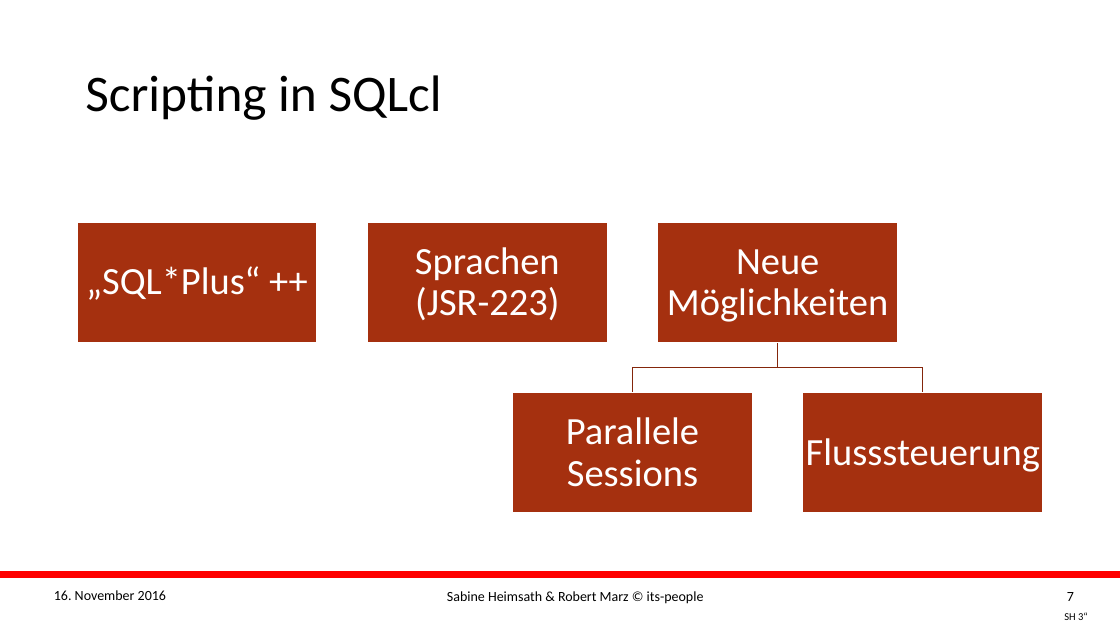
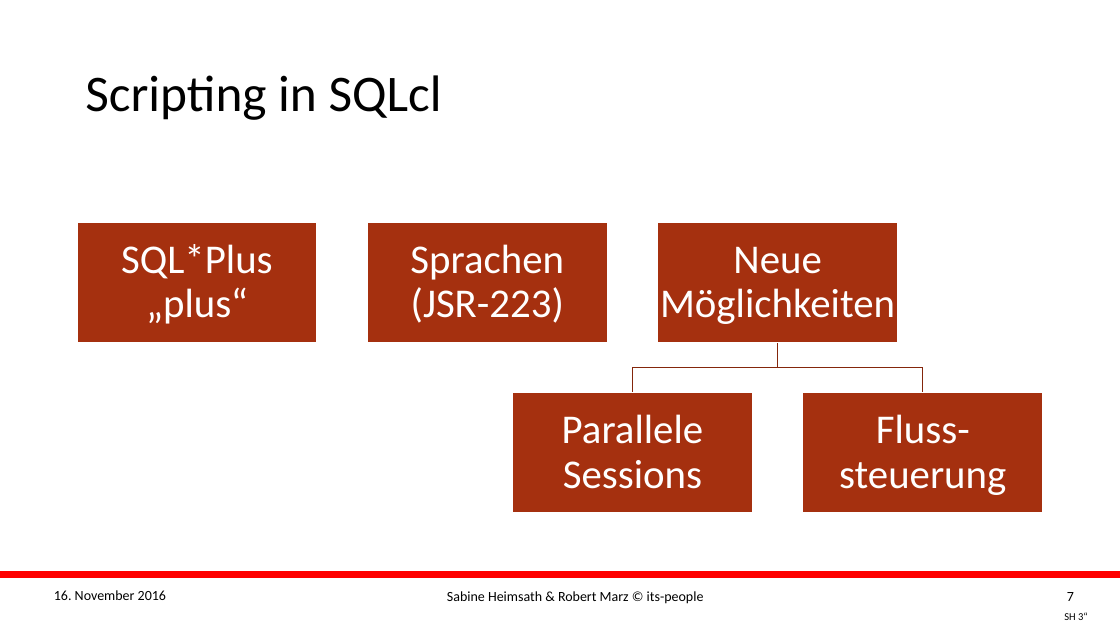
Before and after one commit to its-people/sqlclscripts, a slide deck: slide 7 of Slides/2016 DOAG K+A - Sabine Heimsath + Robert Marz - Scripting with SQLcl.pptx. Drawn at 1120x630 pixels with LibreOffice and Linux fonts; fonts in the diff are those of the drawing; background and template pictures are left out. Boxes give left, top, right and bottom in pixels: in the first picture for what was removed or moved away, otherwise in the second. Text is boxed around its words. In the diff, an @@ line names an element or a change of style, - is before the commit and + after.

```diff
--- a/Slides/2016 DOAG K+A - Sabine Heimsath + Robert Marz - Scripting with SQLcl.pptx
+++ b/Slides/2016 DOAG K+A - Sabine Heimsath + Robert Marz - Scripting with SQLcl.pptx
@@ text at [121,244,273,324]: text changed; size 33 to 35 pt @@
-„SQL*Plus“ ++
+SQL*Plus „plus“
@@ size 33 to 35 pt in 3 elements at [410,244,564,323], [660,246,895,324], [562,414,703,489] @@
@@ text at [839,414,1006,495]: text changed; size 33 to 35 pt @@
-Flusssteuerung
+Fluss-steuerung
```
Also in this commit, not shown: 8 other slides changed.
